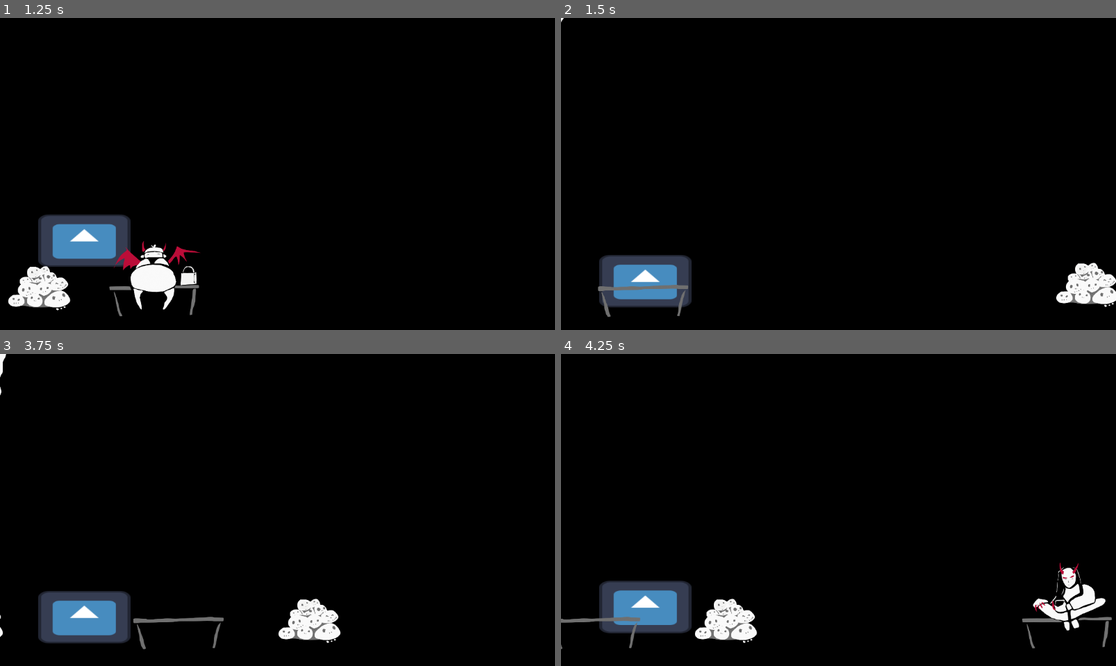
Above: before the commit, frames 1-4 (two rows, left to right).
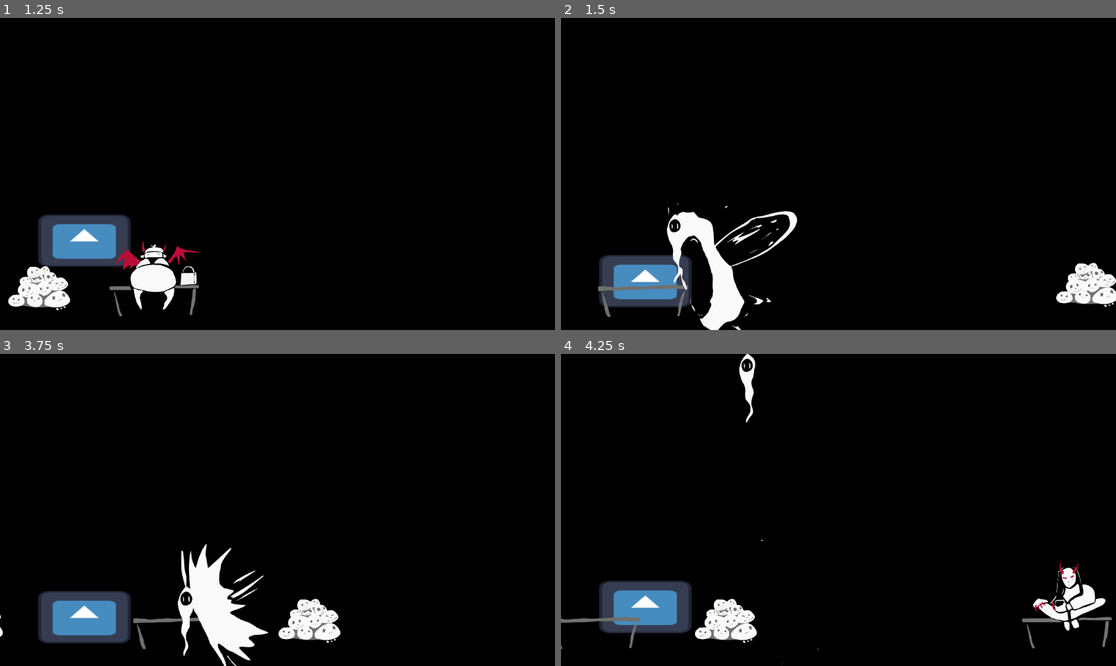
Above: after the commit, the same moments.

Repository: Guillemain/trijam
Game: Godot game, scene res://main.tscn
Same seed, same stepped clock (60 frames per second), same inputs: the game is played once before the commit and once after it. The engine's default icon, where the game draws it, is replaced by a stand-in: a white triangle on a blue panel in a dark square.
Inputs (mouse positions are in pixels of both pictures, inside the frame that each line leads up to):
- Up to frame 1 (1.25 s): move the mouse to (399, 158) at 0.52 s; click (399, 158) at 0.6 s; tap Space (jump) at 0.77 s
- Up to frame 2 (1.5 s): move the mouse to (727, 189) at 1.27 s; click (727, 189) at 1.35 s
- Up to frame 3 (3.75 s): tap Space (jump) at 1.52, 3.02 s; move the mouse to (333, 441) at 2.02 s; click (333, 441) at 2.1 s; move the mouse to (249, 572) at 2.77 s; click (249, 572) at 2.85 s; move the mouse to (444, 556) at 3.52 s; click (444, 556) at 3.6 s
- Up to frame 4 (4.25 s): tap Space (jump) at 3.77 s

Frame 1 is identical in both runs. In frame 2, 2.5% of the frame differs, in the area x 0-43%, y 0-100%; in frame 3, 2.8%, in the area x 0-49%, y 0-100%; in frame 4, 0.3%.

Commit message:
Fix Die anim

Diff:
--- a/trijam-255/Peon/died_effect.gd
+++ b/trijam-255/Peon/died_effect.gd
@@ -6,8 +6,6 @@
 	play_died()
 
 func play_died():
-	$Explosion.visible = true
-	$Ame.visible = true
 	$Explosion.play("default")
 	$Ame.play("default")
 	var tween := get_tree().create_tween()
--- a/trijam-255/Peon/died_effect.tscn
+++ b/trijam-255/Peon/died_effect.tscn
@@ -78,13 +78,13 @@
 script = ExtResource("1_pg512")
 
 [node name="Explosion" type="AnimatedSprite2D" parent="."]
-visible = false
+position = Vector2(65, -19)
+scale = Vector2(0.805, 0.805)
 sprite_frames = SubResource("SpriteFrames_qxt76")
-frame = 8
-frame_progress = 0.877042
+frame = 9
+frame_progress = 1.0
 
 [node name="Ame" type="AnimatedSprite2D" parent="."]
-visible = false
 position = Vector2(-1, -2)
 scale = Vector2(0.445, 0.445)
 sprite_frames = SubResource("SpriteFrames_3vuxe")
--- a/trijam-255/Peon/pen_render.gd
+++ b/trijam-255/Peon/pen_render.gd
@@ -17,4 +17,6 @@
 func _on_peon_is_killed():
 	$AnimatedSprite2D.animation = "dead"
 	var efx = died_effct.instantiate()
+
 	get_parent().get_parent().add_child(efx)
+	efx.global_position = global_position
